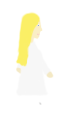
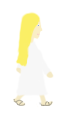
Revision of a layered 64 × 128 image; what changed, layer by layer:
added layer "Feet" (1st of 2) above "Hands" over <box>13,94,53,107</box>
